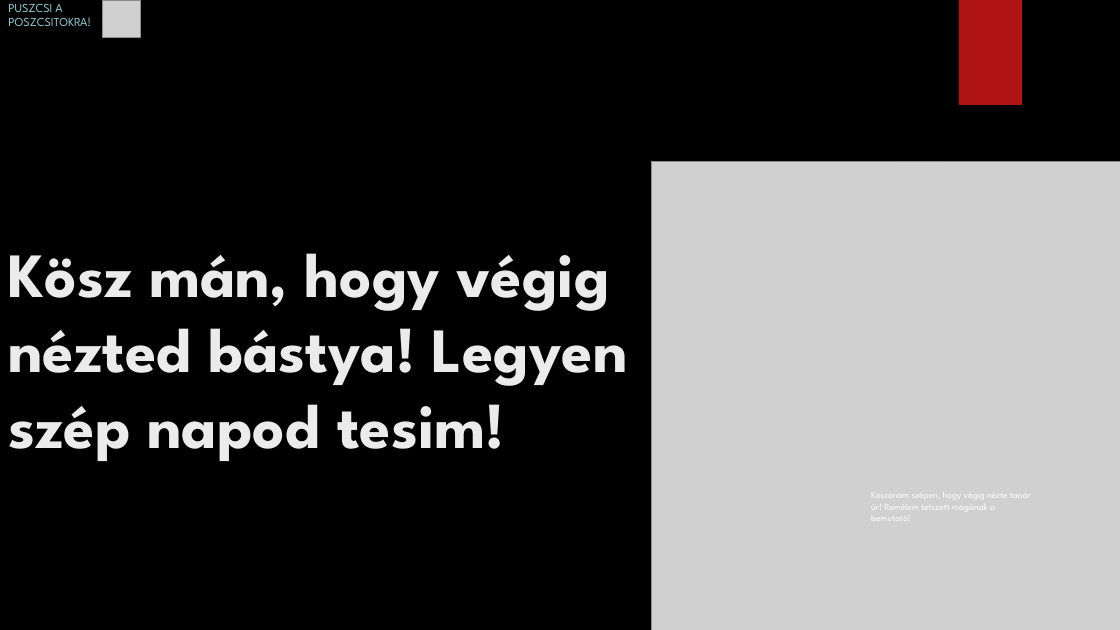
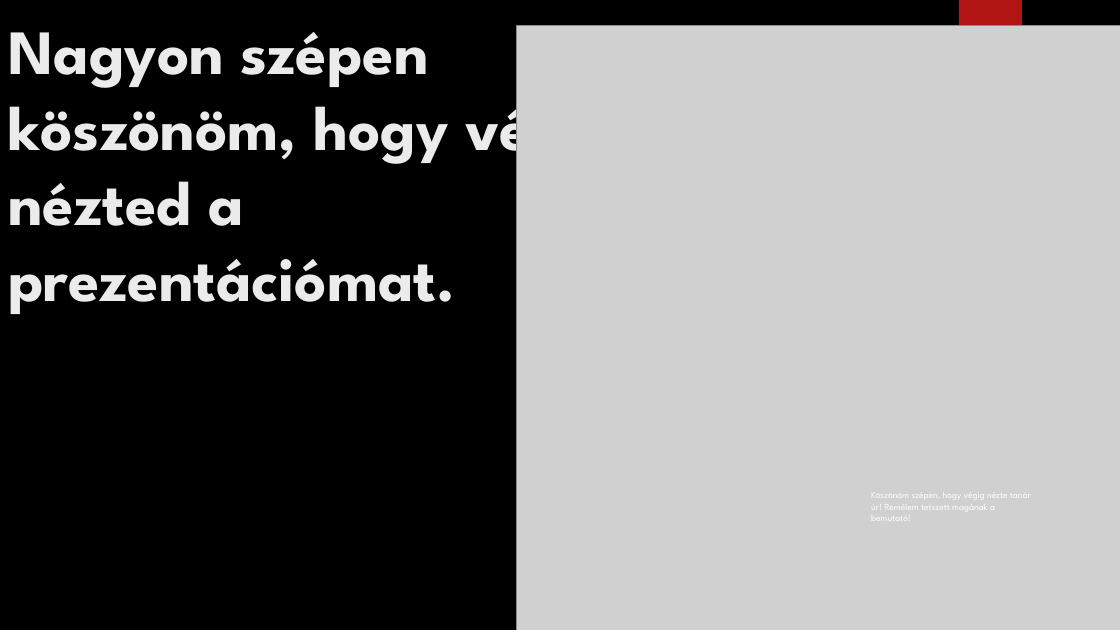
Before and after one commit to MrErik402/PPT, a slide deck: slide 10 of IKT Projekt feladat.pptx. Drawn at 1120x630 pixels with LibreOffice and Linux fonts; fonts in the diff are those of the drawing; grey boxes stand for pictures; background and template pictures are left out. Boxes give left, top, right and bottom in pixels: in the first picture for what was removed or moved away, otherwise in the second. Text is boxed around its words. In the diff, an @@ line names an element or a change of style, - is before the commit and + after.

```diff
--- a/IKT Projekt feladat.pptx
+++ b/IKT Projekt feladat.pptx
@@ subtitle removed at (x1=8, y1=4, x2=91, y2=26) @@
-PUSZCSI A POSZCSITOKRA!
@@ picture removed at (x1=103, y1=0, x2=140, y2=37) @@
@@ picture resized from (x1=652, y1=161, x2=1120, y2=630) to (x1=516, y1=25, x2=1120, y2=630) @@
@@ title at (x1=8, y1=32, x2=618, y2=314): text changed @@
-Kösz mán, hogy végig nézted bástya! Legyen szép napod tesim!
+Nagyon szépen köszönöm, hogy végig nézted a prezentációmat.
@@ ellipse removed at (x1=791, y1=154, x2=1049, y2=413) @@
```
Also in this commit, not shown: 4 other slides changed, 1 slide added, 8 other files.
